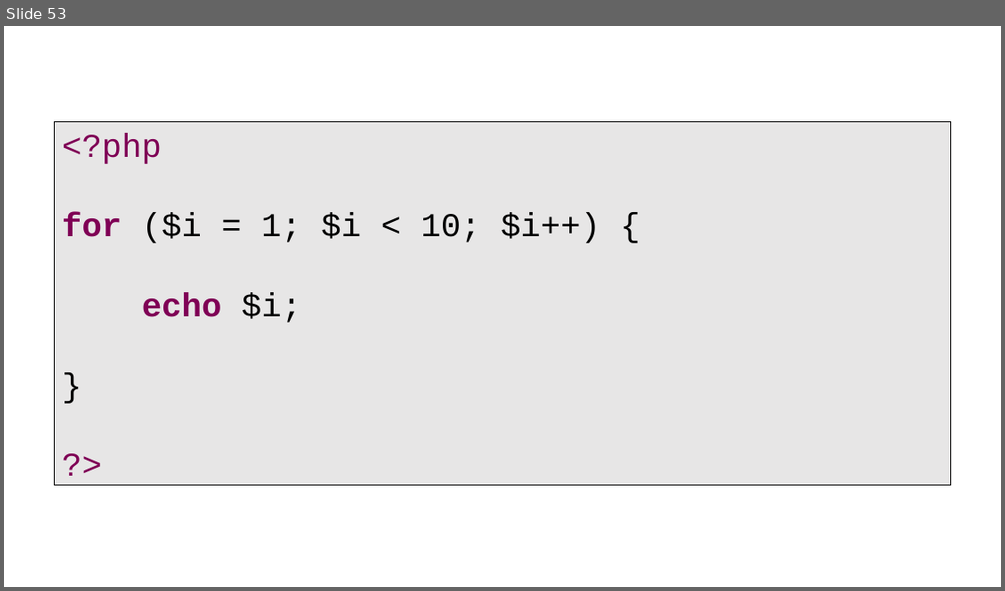
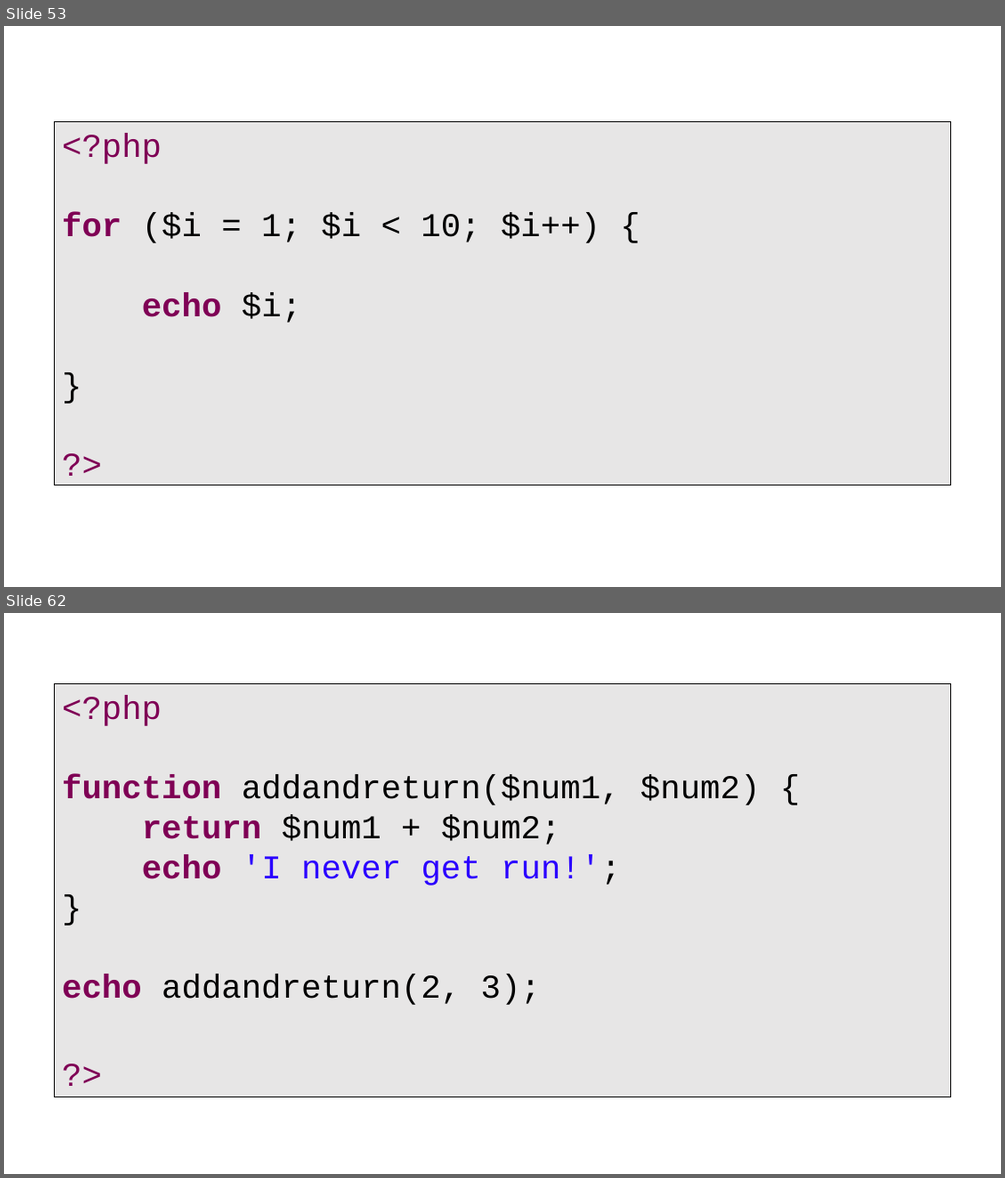
Before and after one commit to PHPEmbark/curriculum, a slide deck: course/1 - Basic Programming/Basics Of Programming.pptx. Shown one above the other, each under a label of ours: slide 53 before the commit, slides 53 and 62 after it; the slides between them are not shown. The pictures are 1005x591 and 1005x1178 pixels, drawn with LibreOffice and Linux fonts; fonts in the diff are those of the drawing. Boxes give left, top, right and bottom in pixels: in the first picture for what was removed or moved away, otherwise in the second. Text is boxed around its words. In the diff, an @@ line names an element or a change of style, - is before the commit and + after.

Commit message:
Moar powerpoint
Functions and files.

```diff
--- a/course/1 - Basic Programming/Basics Of Programming.pptx
+++ b/course/1 - Basic Programming/Basics Of Programming.pptx
@@ slide 62 added at (4,613,1001,1174), background #FFFFFF @@
@@ rectangle added at (4,617,19,647), fill #FFFFFF @@
@@ text added at (55,681,951,1101), fill #E7E6E6, outline #000000 0.75 pt, 32 pt, text #000000 @@
+<?php
+function addandreturn($num1, $num2) {
+return $num1 + $num2;
+echo 'I never get run!';
+}
+echo addandreturn(2, 3);
+?>
```
Also in this commit, not shown: 17 other slides added.
